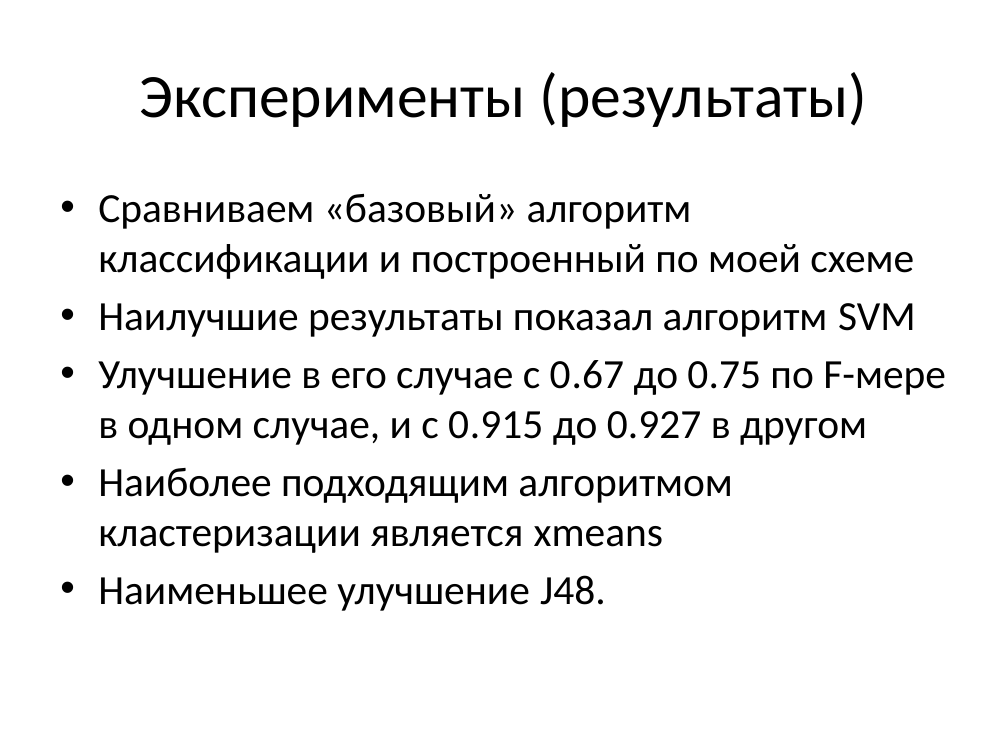
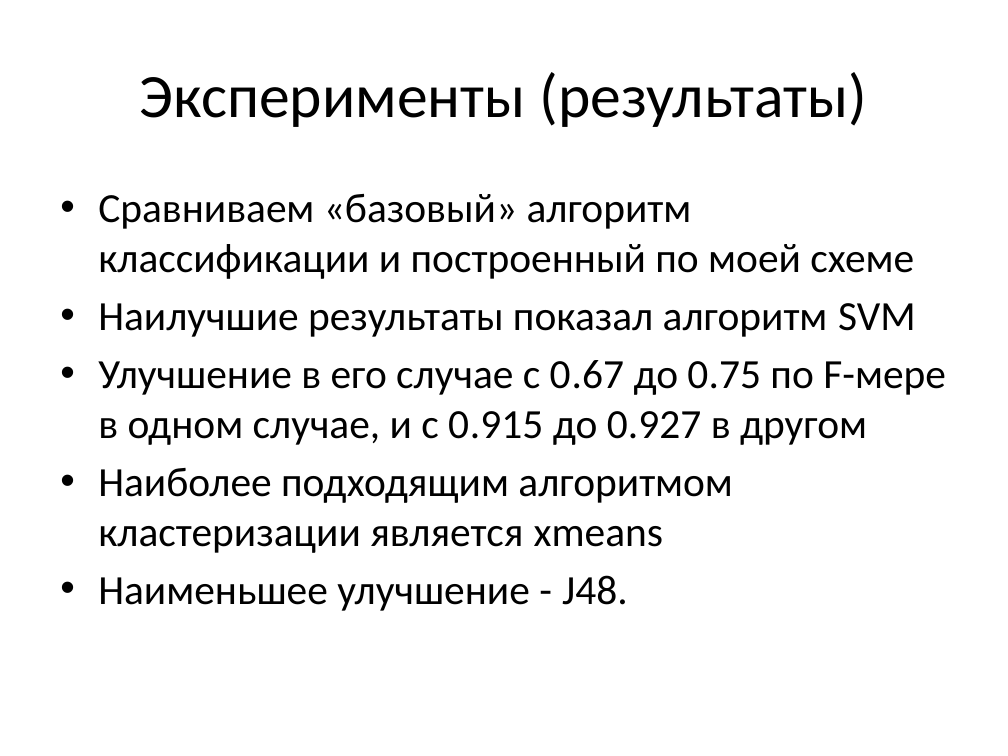
Before and after one commit to ttim/Diploma, a slide deck: slide 8 of docs/diploma.pptx. Drawn at 1008x756 pixels with LibreOffice and Linux fonts; fonts in the diff are those of the drawing. Boxes give left, top, right and bottom in pixels: in the first picture for what was removed or moved away, otherwise in the second. Text is boxed around its words. In the diff, an @@ line names an element or a change of style, - is before the commit and + after.

```diff
--- a/docs/diploma.pptx
+++ b/docs/diploma.pptx
@@ text at (x1=98, y1=575, x2=628, y2=611): text changed @@
-• Наименьшее улучшение J48.
+• Наименьшее улучшение - J48.
```
Also in this commit, not shown: 1 other slide changed, 5 other files.
